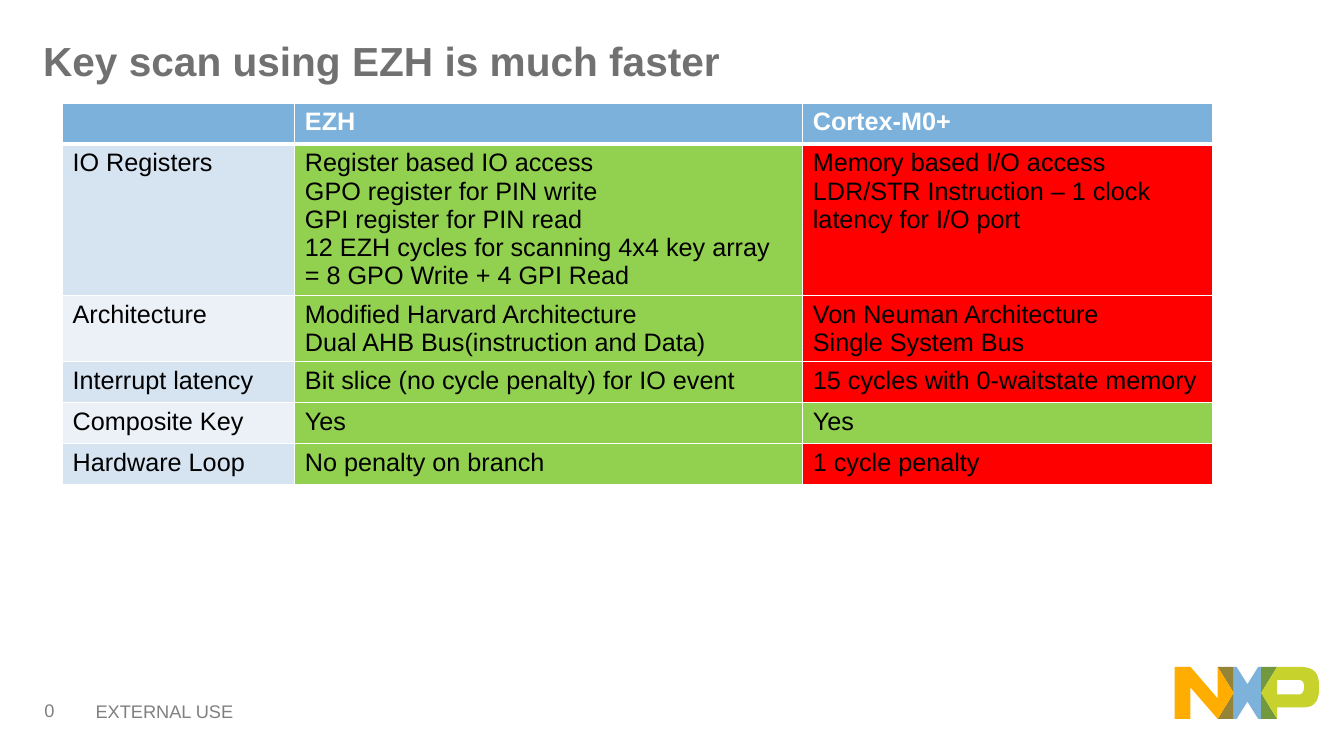
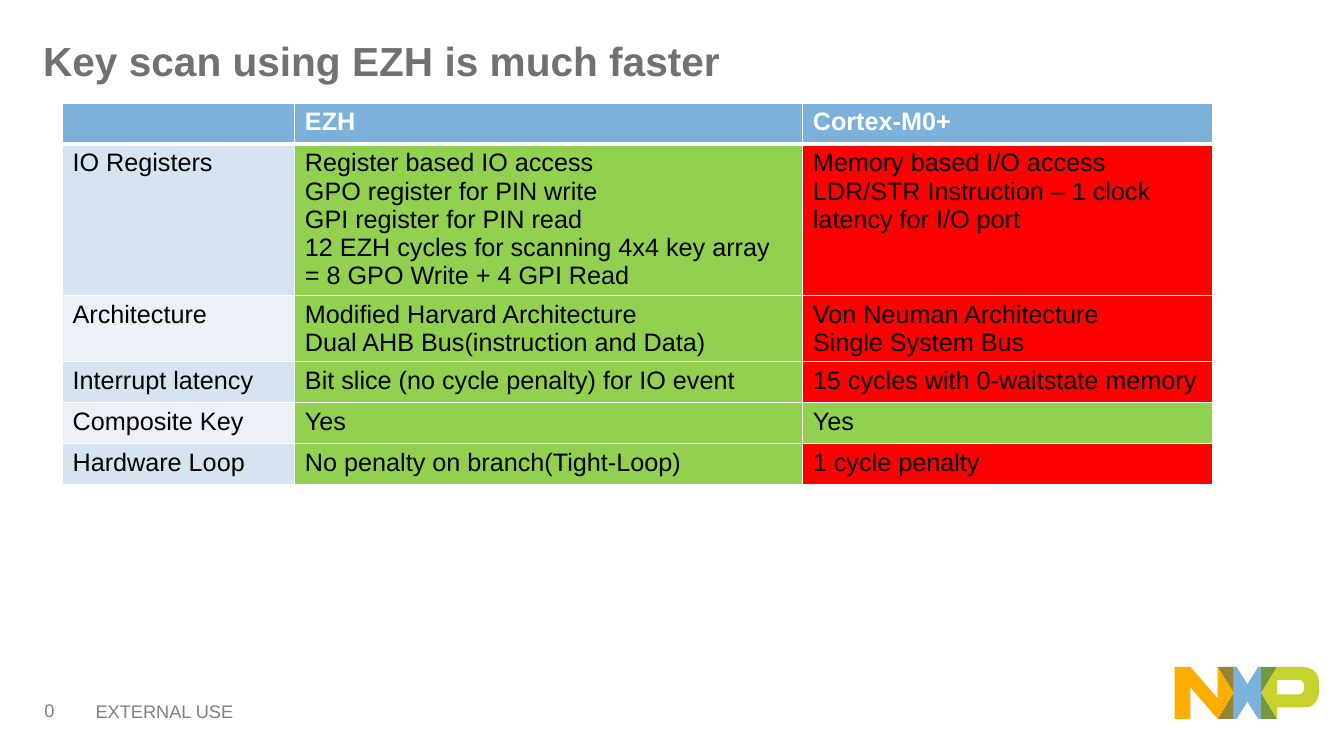
Before and after one commit to JohnWu1234/EZH_KeyScan, a slide deck: slide 1 of ezh_for_key_scan_john.pptx. Drawn at 1344x756 pixels with LibreOffice and Linux fonts; fonts in the diff are those of the drawing. Boxes give left, top, right and bottom in pixels: in the first picture for what was removed or moved away, otherwise in the second. Text is boxed around its words. In the diff, an @@ line names an element or a change of style, - is before the commit and + after.

```diff
--- a/ezh_for_key_scan_john.pptx
+++ b/ezh_for_key_scan_john.pptx
@@ table at box(63, 103, 1214, 498) @@
-row 6, column 2: No penalty on branch
+row 6, column 2: No penalty on branch(Tight-Loop)
```
Also in this commit, not shown: 3 other slides changed, 10 slides added, 11 other files.
